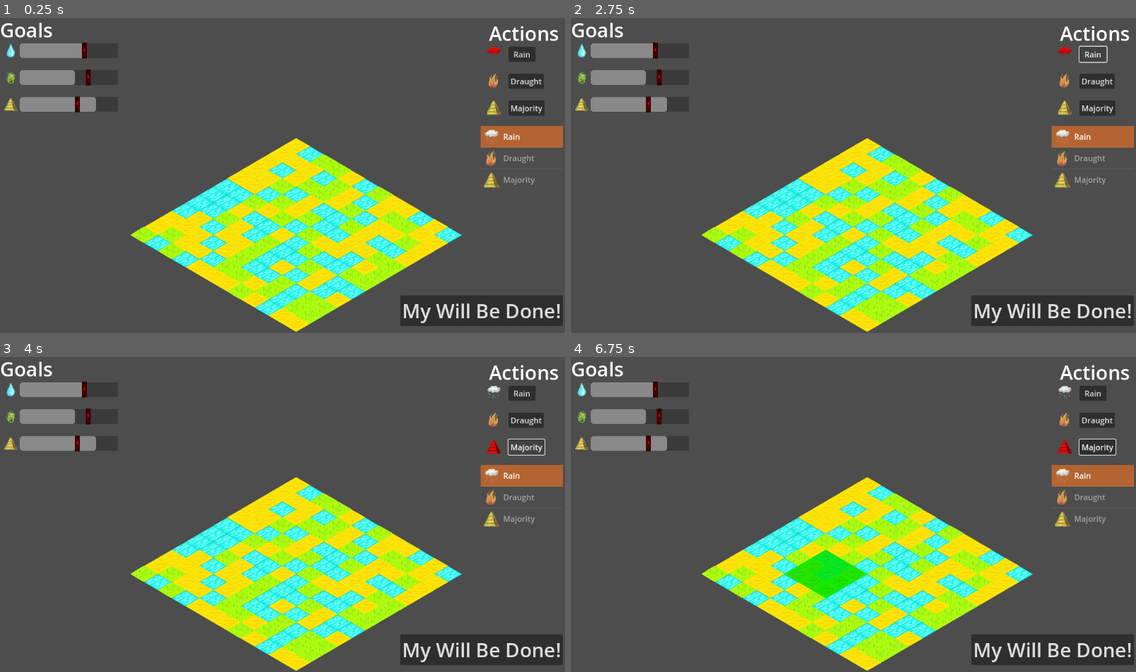
Above: before the commit, frames 1-4 (two rows, left to right).
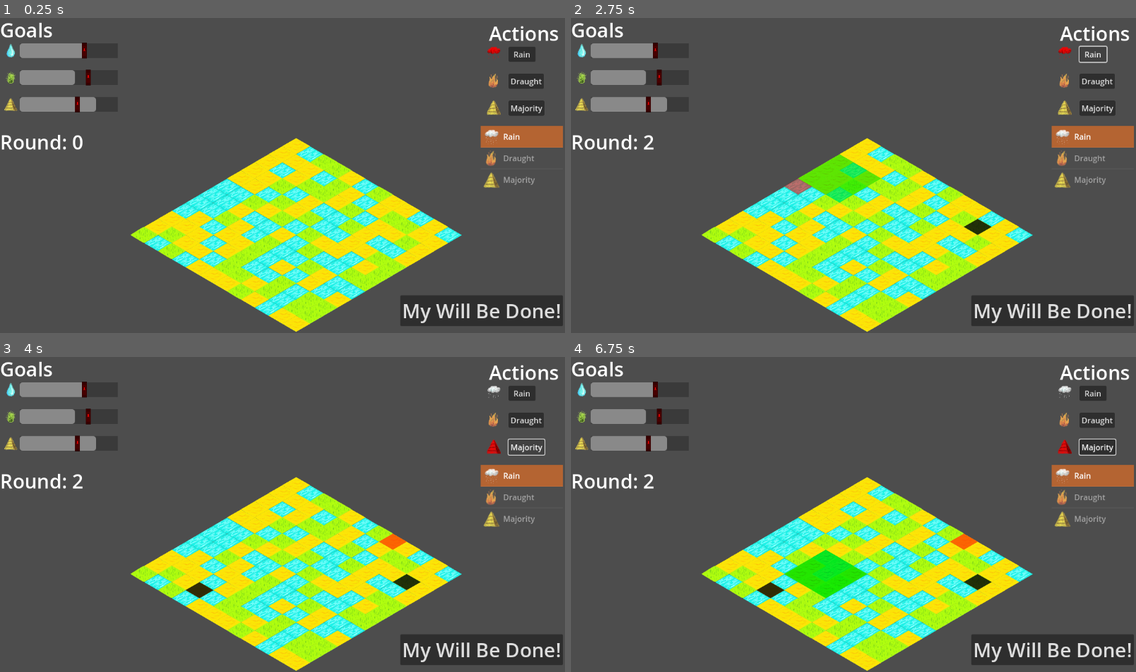
Above: after the commit, the same moments.

Repository: matouseek/game_jam_24
Game: Godot game, scene res://scenes/game.tscn
The game is run twice, just before and just after one commit, with the same random seed, the same clock (stepped at 60 frames per second) and the same inputs. The engine's default icon, where the game draws it, is replaced by a stand-in: a white triangle on a blue panel in a dark square.
Inputs (mouse positions are in pixels of both pictures, inside the frame that each line leads up to):
- Up to frame 1 (0.25 s): no input
- Up to frame 2 (2.75 s): click "My Will Be Done!" at 0.5 s; click "My Will Be Done!" at 1.25 s; click "Rain" at 2 s
- Up to frame 3 (4 s): click "Draught" at 2.75 s; click "Majority" at 3.5 s
- Up to frame 4 (6.75 s): tap Enter (ui_accept) at 4.25, 4.52, 4.55, 4.82, 5, 5.1, 5.27, 5.57, 5.75, 6.05, 6.5 s; move the mouse to (977, 498) at 4.27 s; press the mouse at (977, 498) at 4.28 s; hold Up (ui_up) 4.28-5.03 s; move the mouse to (740, 530) at 5.02 s; release the mouse at (740, 530) at 5.03 s; click (740, 530) at 5.3 s; move the mouse to (910, 445) at 5.77 s; press the mouse at (910, 445) at 5.78 s; hold Up (ui_up) from 5.78 s (still down); move the mouse to (825, 577) at 6.52 s; release the mouse at (825, 577) at 6.53 s; click (825, 577) at 6.6 s

The runs differ from the first frame. In frame 1, 0.3% of the frame differs, in the area x 0-15%, y 37-42%; in frame 2, 1.7%, in the area x 0-75%, y 37-69%; in frame 3, 0.7%; in frame 4, 0.7%.

Commit message:
Implement round system skeleton

Diff:
--- a/scenes/hud.tscn
+++ b/scenes/hud.tscn
@@ -198,6 +198,13 @@
 theme_override_font_sizes/font_size = 40
 text = "My Will Be Done!"
 
+[node name="RoundLabel" type="Label" parent="."]
+offset_top = 230.0
+offset_right = 147.0
+offset_bottom = 285.0
+theme_override_font_sizes/font_size = 40
+text = "Round: 0"
+
 [connection signal="pressed" from="Actions/Rain/Rain" to="." method="_on_rain_pressed"]
 [connection signal="pressed" from="Actions/Draught/Draught" to="." method="_on_draught_pressed"]
 [connection signal="pressed" from="Actions/Majority/Majority" to="." method="_on_majority_pressed"]
--- a/scripts/environment.gd
+++ b/scripts/environment.gd
@@ -2,6 +2,7 @@
 
 const ENV_SIZE: int = 12
 
+var fuck_up_effects : Array[PlacedEffect] = []
 var used_effects : Array[PlacedEffect] = []
 
 var last_selected = [Vector2i(-1000,-1000)]
@@ -31,17 +32,18 @@
 		if (is_valid_click_pos(pos)):
 			if event.is_action_pressed("mouse_click"):
 				confirm_tile_selection()
-				render_placed_effects(used_effects)
+				render_all_effects()
 			handle_highlights(pos)
+		else: # if player points out of map region
+			clear_all_highlights()
 
 	if Input.is_action_pressed("ui_accept"): # test print used effects
 		print(used_effects)
 		pass
-		#erase_all_effects()
 
 	if Input.is_action_just_pressed("ui_up"): # remove effect
 		used_effects.pop_back()
-		render_placed_effects(used_effects)
+		render_all_effects()
 
 
 func calc_distribution():
@@ -61,6 +63,11 @@
 func confirm_tile_selection() -> void:
 	used_effects.append(PlacedEffect.new(last_selected[0],PS.selected_effect))
 
+func clear_all_highlights() -> void: # used when cursor out of map region
+	for i in range(ENV_SIZE):
+		for j in range(ENV_SIZE):
+			$Highlight.set_cell(Vector2i(i,j),-1,Vector2i(0,0))
+
 func handle_highlights(pos: Vector2i) -> void:
 	if (last_selected[0] != pos): # check if cursor moved to new location
 		for lpos in last_selected:
@@ -71,9 +78,9 @@
 		if (PS.PlayerEffects.MAJORITY == PS.selected_effect):
 			highligh_neighbors(pos)
 
-func render_placed_effects(placed_effects : Array[PlacedEffect]) -> void:
+func render_all_effects() -> void:
 	erase_all_effects()
-	for effect in placed_effects:
+	for effect in used_effects + fuck_up_effects:
 		$Used.set_cell(effect.source_coord,effect.type,Vector2i(0,0))
 		if effect.type == PS.PlayerEffects.MAJORITY: # handle majority effect rendering
 			for offset in offsets:
@@ -107,3 +114,8 @@
 	for i in range(ENV_SIZE):
 		for j in range(ENV_SIZE):
 			$TileMapLayer.set_cell(Vector2i(i,j),terrain[i][j],Vector2i(0,0))
+
+func get_random_map_coord() -> Vector2i:
+	var pos_x : int = randi_range(0,ENV_SIZE-1)
+	var pos_y : int = randi_range(0,ENV_SIZE-1)
+	return Vector2i(pos_x,pos_y)
--- a/scripts/game_manager.gd
+++ b/scripts/game_manager.gd
@@ -1,28 +1,79 @@
 extends Node
+
+const MAX_ROUNDS : int = 10
+var round_num : int = 0
 
 func _ready() -> void:
 	HUD.do_will.connect(_on_will_done)
 
 func _on_will_done() -> void:
+
 	PS.is_player_turn = false
+
+
+
+	print("Process fuck ups")
+	process_fuck_ups()
+
+	await get_tree().create_timer(1.0).timeout
+
+	print("Process player selection")
 	process_used_effects()
 
+	update_round_count()
+
+	await get_tree().create_timer(1.0).timeout
+
+	print("Clear board")
+	reset_map_effects()
+
+	print("Add fuck ups for next round")
+	add_fuck_ups()
+	# now wait for player to make selection and then press will be done
+
+func update_round_count() -> void:
+	round_num += 1
+	HUD.update_round_label(round_num)
+
+func reset_map_effects() -> void:
+	$Environment.fuck_up_effects.clear()
+	$Environment.used_effects.clear()
+	$Environment.render_all_effects()
+
+func add_fuck_ups() -> void:
+	var new_fuck_ups : Array[PlacedEffect] = []
+	var fuck_up_amount = 3
+	for i in range(fuck_up_amount):
+		var pos : Vector2i = $Environment.get_random_map_coord()
+		new_fuck_ups.append(PlacedEffect.new(pos,PS.get_rand_effect_type()))
+	$Environment.fuck_up_effects = new_fuck_ups
+	$Environment.render_all_effects()
+	print("Fuck ups placed")
+
+func process_fuck_ups() -> void:
+
+	pass
+
+
+func process_effect(effect : PlacedEffect) -> void:
+	match effect.type:
+		PS.PlayerEffects.RAIN:
+			process_rain()
+		PS.PlayerEffects.DRAUGHT:
+			process_draught()
+		PS.PlayerEffects.MAJORITY:
+			process_majority()
+
 func process_used_effects() -> void:
-	for used_effect in $Environment.used_effects:
-		used_effect.print()
-		match used_effect.type:
-			PS.PlayerEffects.RAIN:
-				process_rain()
-			PS.PlayerEffects.DRAUGHT:
-				process_draught()
-			PS.PlayerEffects.MAJORITY:
-				process_majority()
+	for effect in $Environment.used_effects:
+		effect.print()
+		process_effect(effect)
 
 func process_rain() -> void:
 	print("Processing rain")
 
 func process_draught() -> void:
-	print("Processing rain")
+	print("Processing draught")
 
 func process_majority() -> void:
-	print("Processing rain")
+	print("Processing majority")
--- a/scripts/hud.gd
+++ b/scripts/hud.gd
@@ -68,3 +68,6 @@
 
 func _on_will_be_done_pressed() -> void:
 	do_will.emit()
+
+func update_round_label(val : int) -> void:
+	$RoundLabel.text = "Round: " + str(val)
--- a/scripts/player_state.gd
+++ b/scripts/player_state.gd
@@ -11,3 +11,6 @@
 
 func update_state(new_effect: PlayerEffects):
 	selected_effect = new_effect
+
+func get_rand_effect_type() -> PlayerEffects:
+	return randi_range(0,len(PlayerEffects)-1)
